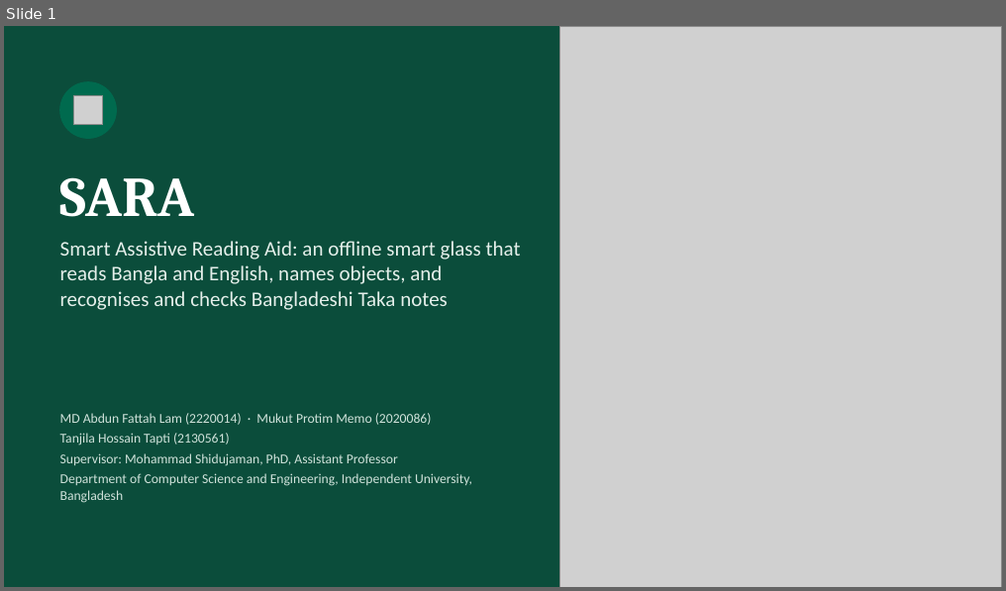
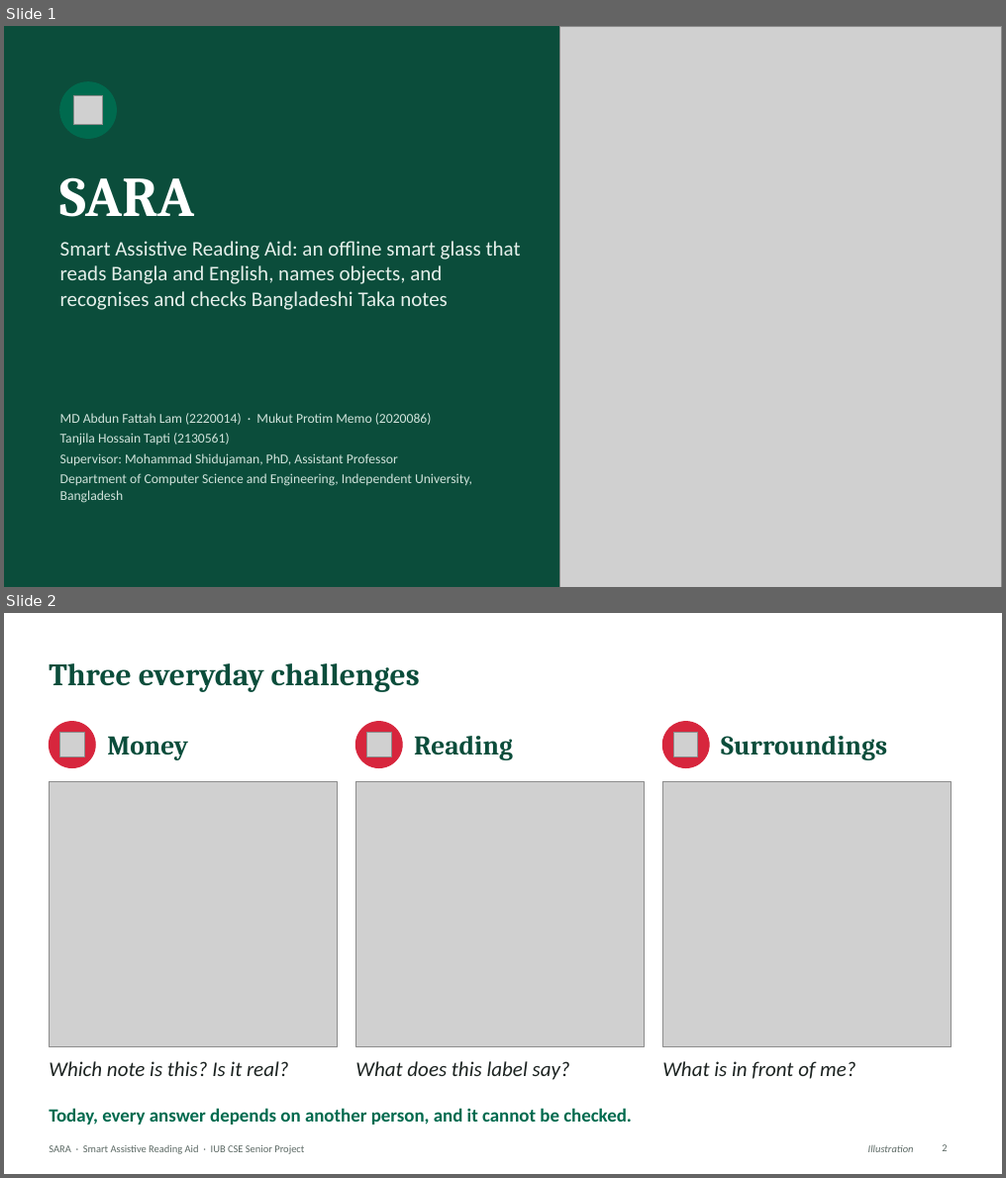
Before and after one commit to aflam330/Senior_project_wearable_glass_for_blind_people_using_ocr_and_ylo, a slide deck: Thesis Report and paper/thesis report/slides/SARA_Presentation.pptx. Shown one above the other, each under a label of ours: slide 1 before the commit, slides 1 and 2 after it. The pictures are 1006x591 and 1006x1178 pixels, drawn with LibreOffice and Linux fonts; fonts in the diff are those of the drawing; grey boxes stand for pictures. Boxes give left, top, right and bottom in pixels: in the first picture for what was removed or moved away, otherwise in the second. Text is boxed around its words. In the diff, an @@ line names an element or a change of style, - is before the commit and + after.

```diff
--- a/Thesis Report and paper/thesis report/slides/SARA_Presentation.pptx
+++ b/Thesis Report and paper/thesis report/slides/SARA_Presentation.pptx
@@ slide 2 added at [4, 613, 1002, 1174], background #FFFFFF @@
@@ title added at [49, 663, 420, 692], 30 pt, text #0B4D3B, bold @@
+Three everyday challenges
@@ ellipse added at [49, 722, 95, 768], fill #D7263D, outline #D7263D 1 pt @@
@@ ellipse added at [355, 722, 402, 768], fill #D7263D, outline #D7263D 1 pt @@
@@ ellipse added at [662, 722, 709, 768], fill #D7263D, outline #D7263D 1 pt @@
@@ picture added at [60, 733, 84, 757] @@
@@ text added at [107, 736, 188, 761], 26 pt, text #0B4D3B, bold @@
+Money
@@ picture added at [367, 733, 391, 757] @@
@@ text added at [414, 736, 513, 761], 26 pt, text #0B4D3B, bold @@
+Reading
@@ picture added at [674, 733, 698, 757] @@
@@ text added at [721, 736, 887, 761], 26 pt, text #0B4D3B, bold @@
+Surroundings
@@ picture added at [49, 781, 338, 1048] @@
@@ picture added at [355, 781, 645, 1048] @@
@@ picture added at [662, 781, 951, 1048] @@
@@ text added at [49, 1061, 289, 1076], 20 pt, text #1C2321, italic @@
+Which note is this? Is it real?
@@ text added at [355, 1061, 570, 1080], 20 pt, text #1C2321, italic @@
+What does this label say?
@@ text added at [662, 1061, 855, 1079], 20 pt, text #1C2321, italic @@
+What is in front of me?
@@ text added at [49, 1108, 632, 1125], 18 pt, text #006A4E, bold @@
+Today, every answer depends on another person, and it cannot be checked.
@@ text added at [49, 1146, 304, 1155], 10 pt, text #5E6B66 @@
+SARA · Smart Assistive Reading Aid · IUB CSE Senior Project
@@ text added at [868, 1146, 914, 1153], 10 pt, text #5E6B66, italic @@
+Illustration
@@ page number added at [942, 1145, 946, 1152], 10 pt, text #5E6B66 @@
+2
```
Also in this commit, not shown: 16 slides changed, 4 other slides added, 4 slides removed, 17 other files.
